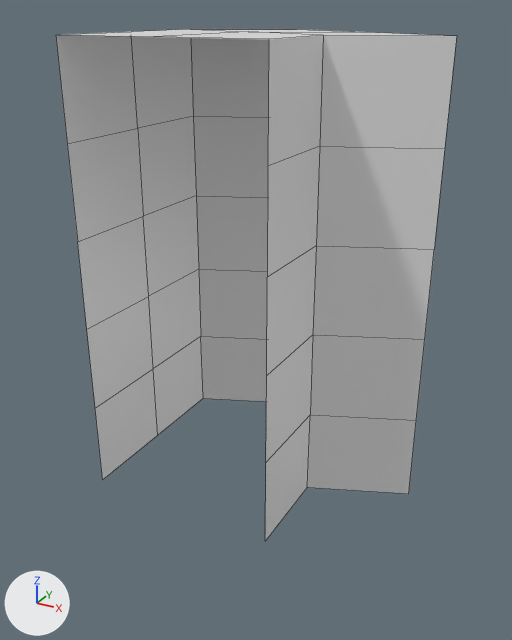
The FBX model Assets/Project/Art/Environment/Models/Wall-Conect.fbx as it was, and as the next commit left it.
The view is the same before and after, from a 50 mm camera at (14.1, -23.1, 18.7) aimed at (1.2, 0.4, 7.0). The lights are fixed; the arrows at lower left show +X, +Y and +Z. Mesh edges are drawn as thin lines. Vertices at the same position are counted once.

Objects in the first picture: 'Wall-Connect'.
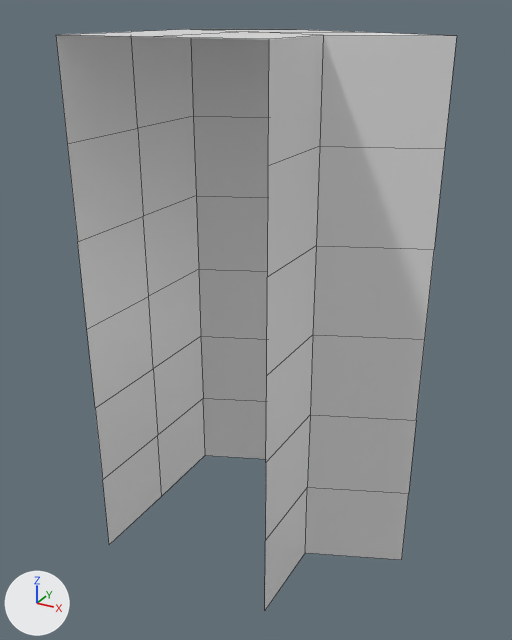
The newer file is also turned or shifted as a whole; pictures and numbers use the older file's frame.

Boxes [x1, y1, x2, y2] around the edits, measured in the pictures (512 x 640 px):
'Wall-Connect', reshaped (13% taller)
    before: [56, 29, 457, 541]
    after: [56, 29, 457, 610]
part 1 of me_plane_015, added
    after: [103, 398, 409, 610]

Diff of the bpy script that builds the scene:
```diff
--- a/Assets/Project/Art/Environment/Models/Wall-Conect.fbx.py
+++ b/Assets/Project/Art/Environment/Models/Wall-Conect.fbx.py
@@ me_plane_015 @@
 me_plane_015.from_pydata(...)  # 45 vertices, 29 faces; spans x -4.0..7.9, y -4.0..5.8, z 0.0..17.9
 # used by ob_wall_connect; location = (0.0, 0.0, 0.0)
 # verts and faces of me_plane_015; kept vertices keep their numbers, new ones are numbered from 45
 # before: 0 (4.0, -0.2, 0.0) at pixel (307, 487), 1 (-4.0, 4.0, 0.0) at pixel (203, 398), 5 (4.0, -4.0, 0.0) at pixel (265, 541), 6 (-4.0, -4.0, 0.0) at pixel (102, 479), 10 (7.9, 1.5, 0.0) at pixel (408, 493)
 # before: 11 (0.1, 5.8, 0.0), 40 (-4.0, 0.0, 0.0) at pixel (157, 435)
+# me_plane_015 part 1
+for new, old in zip([*range(45, 52)], [0, 1, 5, 6, 10, 11, 40]): verts[new] = verts[old] + (0.0, 0.0, -3.6)
+faces += [(1, 46, 51, 40), (1, 11, 50, 46), (6, 40, 51, 48), (0, 45, 49, 10), (0, 5, 47, 45)]
 me_plane_015.materials.append(mat_tileset_final)
```
